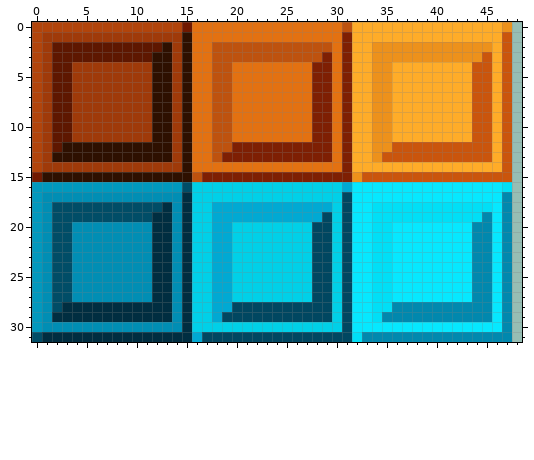
Sprite sheet, stored at Game_Jam/Assets/09. Tiles/origin_tiles.png. That is the earlier state.
The file is 96x32 pixels. Shown: x 0..48, y 0..31.
Once edited:
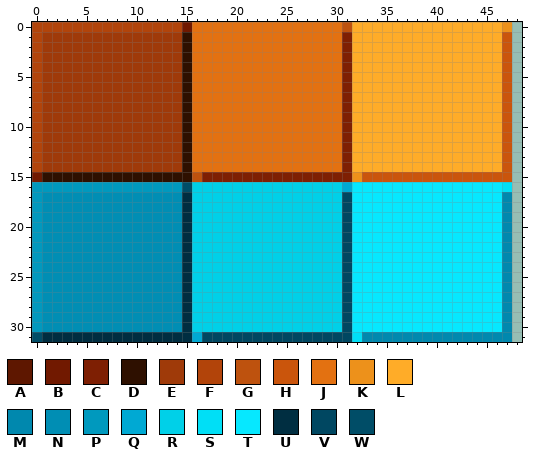
Palette (. is transparent): A #5e1700  B #711900  C #7e1f03  D #2e1000  E #9f3a09  F #b2440a  G #be520e  H #ca550c  J #e37111  K #ed911b  L #ffac28  M #0088ae  N #008eb4  P #0099be  Q #00a9d3  R #00d0e8  S #00dff6  T #06e8ff  U #002e41  V #004761  W #004d67
The author wrote: 타일 크리스탈 3
Edits made:
Changed rows in their new state; - is an unchanged pixel.
first column x 2:
 2 EEEEEEEEEEEE----JJJJJJJJJJJJ----LLLLLLLLLLLL
 3 EEEEEEEEEEEE----JJJJJJJJJJJJ----LLLLLLLLLLLL
 4 EE--------EE----JJ--------JJ----LL--------LL
 5 EE--------EE----JJ--------JJ----LL--------LL
 6 EE--------EE----JJ--------JJ----LL--------LL
 7 EE--------EE----JJ--------JJ----LL--------LL
 8 EE--------EE----JJ--------JJ----LL--------LL
 9 EE--------EE----JJ--------JJ----LL--------LL
10 EE--------EE----JJ--------JJ----LL--------LL
11 EE--------EE----JJ--------JJ----LL--------LL
12 EEEEEEEEEEEE----JJJJJJJJJJJJ----LLLLLLLLLLLL
13 EEEEEEEEEEEE----JJJJJJJJJJJJ----LLLLLLLLLLLL
first column x 2:
18 NNNNNNNNNNNN----RRRRRRRRRRRR----TTTTTTTTTTTT
19 NNNNNNNNNNNN----RRRRRRRRRRRR----TTTTTTTTTTTT
20 NN--------NN----RR--------RR----TT--------TT
21 NN--------NN----RR--------RR----TT--------TT
22 NN--------NN----RR--------RR----TT--------TT
23 NN--------NN----RR--------RR----TT--------TT
24 NN--------NN----RR--------RR----TT--------TT
25 NN--------NN----RR--------RR----TT--------TT
26 NN--------NN----RR--------RR----TT--------TT
27 NN--------NN----RR--------RR----TT--------TT
28 NNNNNNNNNNNN----RRRRRRRRRRRR----TTTTTTTTTTTT
29 NNNNNNNNNNNN----RRRRRRRRRRRR----TTTTTTTTTTTT
